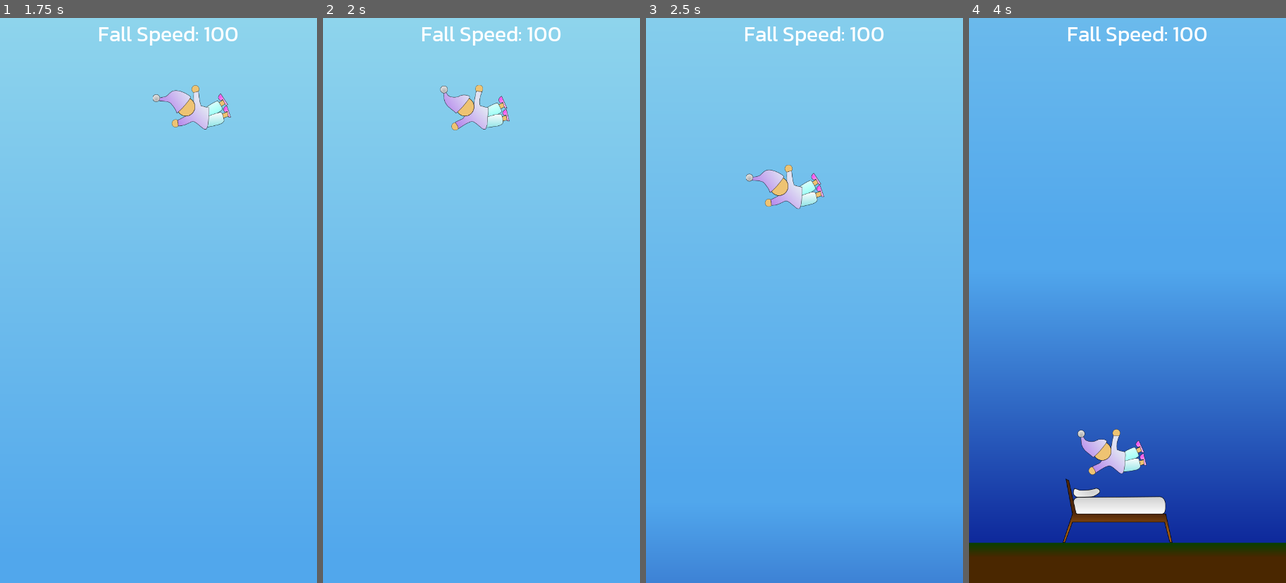
Above: before the commit, frames 1-4 (left to right).
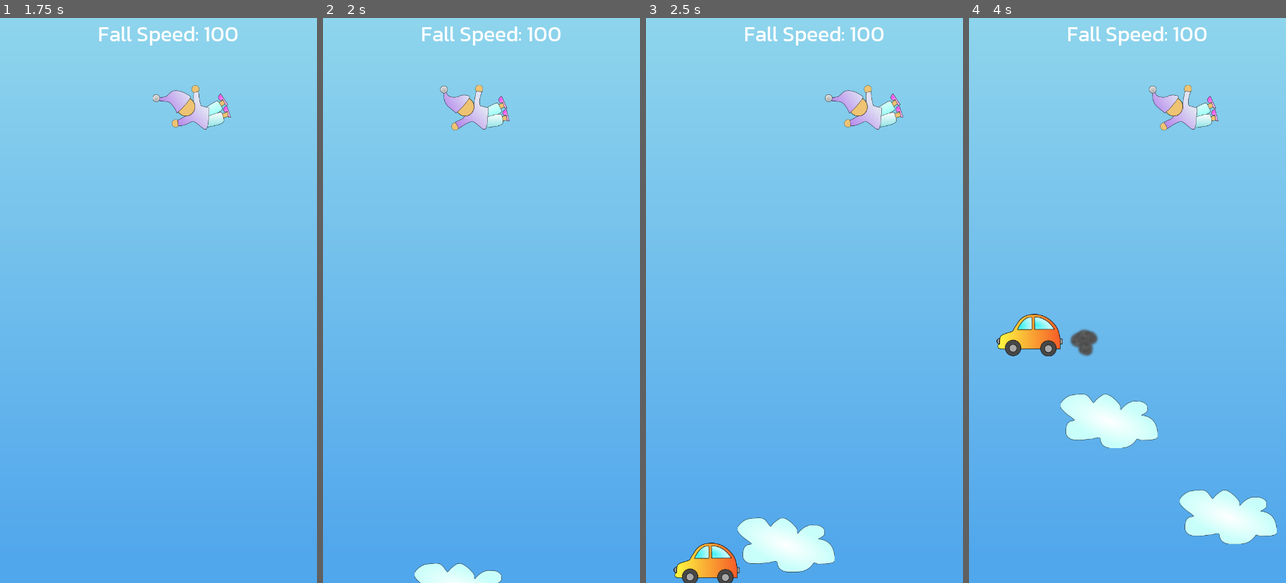
Above: after the commit, the same moments.

Repository: sorlok/LD48
Game: Godot game, scene res://Scenes/LevelCloud.tscn
Two runs of this game, one before a commit and one after it. Both use one fixed random seed, a clock stepped at 60 frames per second and the inputs below.
Inputs (mouse positions are in pixels of both pictures, inside the frame that each line leads up to):
- Up to frame 1 (1.75 s): move the mouse to (228, 272) at 0.52 s; hold D (ui_right) 0.53-1.28 s; click (228, 272) at 0.67 s; move the mouse to (95, 328) at 1.27 s; hold A (ui_left) from 1.28 s (still down)
- Up to frame 2 (2 s): keep holding A (ui_left)
- Up to frame 3 (2.5 s): move the mouse to (836, 176) at 2.02 s; release A (ui_left) at 2.03 s; hold D (ui_right) from 2.03 s (still down)
- Up to frame 4 (4 s): move the mouse to (1111, 413) at 2.77 s; click (1111, 413) at 2.92 s; move the mouse to (1222, 385) at 3.52 s; release D (ui_right) at 3.53 s; hold A (ui_left) from 3.53 s (still down)

Frame 1 is identical in both runs. In frame 2, 0.7% of the frame differs, in the area x 28-57%, y 96-100%; in frame 3, 8.5%; in frame 4, 100%, in the area x 0-100%, y 0-100%.

Commit message:
End-of-level transition works on success now too

Diff:
--- a/Scripts/Globals.gd
+++ b/Scripts/Globals.gd
@@ -4,3 +4,4 @@
 const ST_INGAME = 0
 const ST_ENDING = 1
 var state = ST_INGAME
+var level = 1
--- a/Scripts/LevelCloud.gd
+++ b/Scripts/LevelCloud.gd
@@ -90,7 +90,7 @@
 	#
 	# TEMP: TODO: Trigger end of level.
 	#
-	end_level(false)
+	#end_level(true)
 
 
 
@@ -213,7 +213,7 @@
 
 func _on_Thoughts_button_clicked():
 	if $Player.victory:
-		print("GO TO NEXT level")
+		$Thoughts.fade_out()
 	else:
 		# Jump back into bed
 		$Player.jump_into_bed()
@@ -221,4 +221,6 @@
 
 
 func _on_Thoughts_fadeout_done():
+	if $Player.victory:
+		Globals.level += 1
 	get_tree().change_scene("res://Scenes/LevelCloud.tscn")
--- a/Scripts/Player.gd
+++ b/Scripts/Player.gd
@@ -136,7 +136,8 @@
 	var extra = 0 if victory else 82
 	move_to(Vector2(position.x, screen_size.y - 195 + extra))
 	falling_to_bed_dist = position.distance_to(force_move)
-	bed_hit_y = screen_size.y - 195
+	if !victory:
+		bed_hit_y = screen_size.y - 195
 
 
 # Instant
